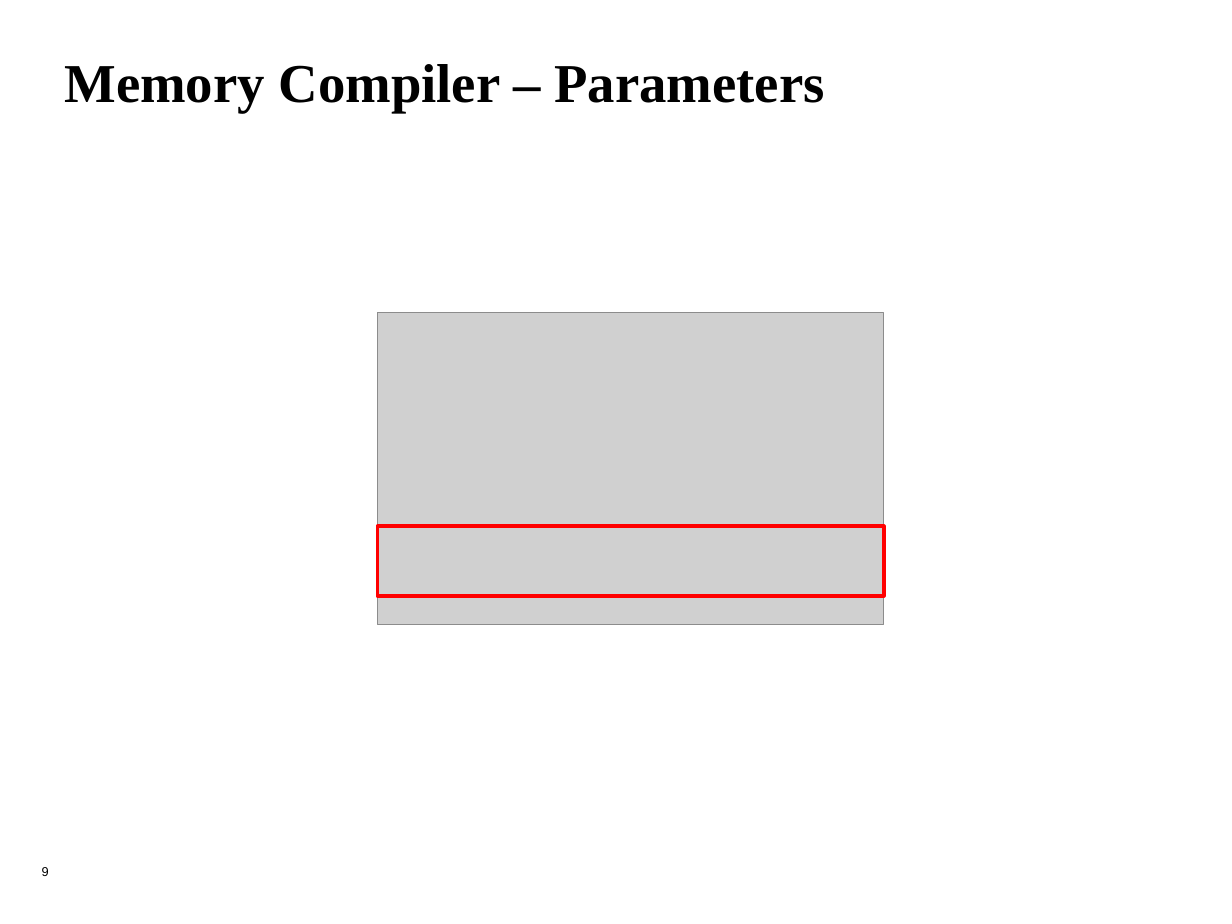
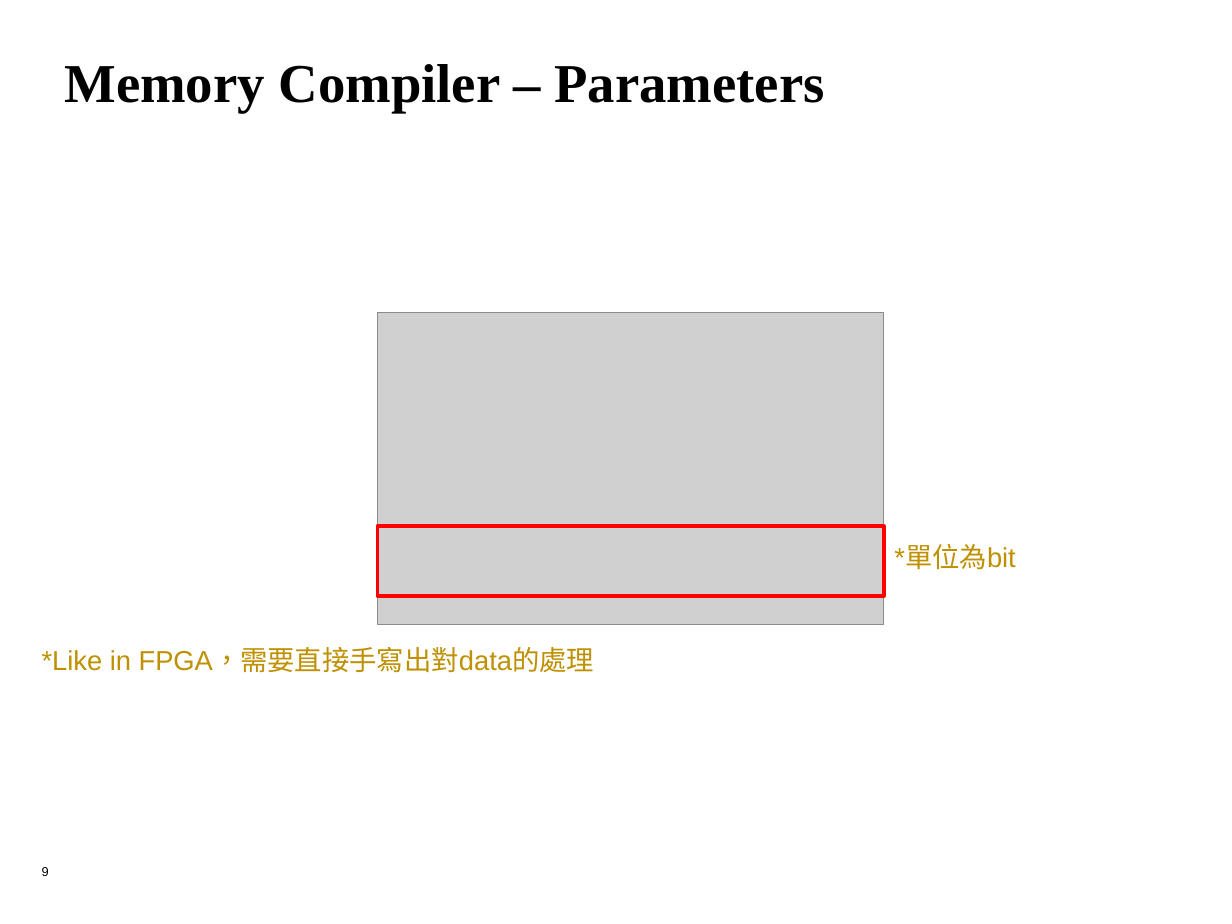
Before and after one commit to leo870823/2020-SRAM-training-course, a slide deck: slide 9 of MemoryCompiler_tutorial.pptx. Drawn at 1232x924 pixels with LibreOffice and Linux fonts; fonts in the diff are those of the drawing; grey boxes stand for pictures; background and template pictures are left out. Boxes give left, top, right and bottom in pixels: in the first picture for what was removed or moved away, otherwise in the second. Text is boxed around its words. In the diff, an @@ line names an element or a change of style, - is before the commit and + after.

```diff
--- a/MemoryCompiler_tutorial.pptx
+++ b/MemoryCompiler_tutorial.pptx
@@ text added at (894,545,1015,570), 16 pt, text #BF9000 @@
+*單位為bit
@@ text added at (42,649,594,673), 16 pt, text #BF9000 @@
+*Like in FPGA，需要直接手寫出對data的處理
```
Also in this commit, not shown: 10 other slides changed, 1 other file.
